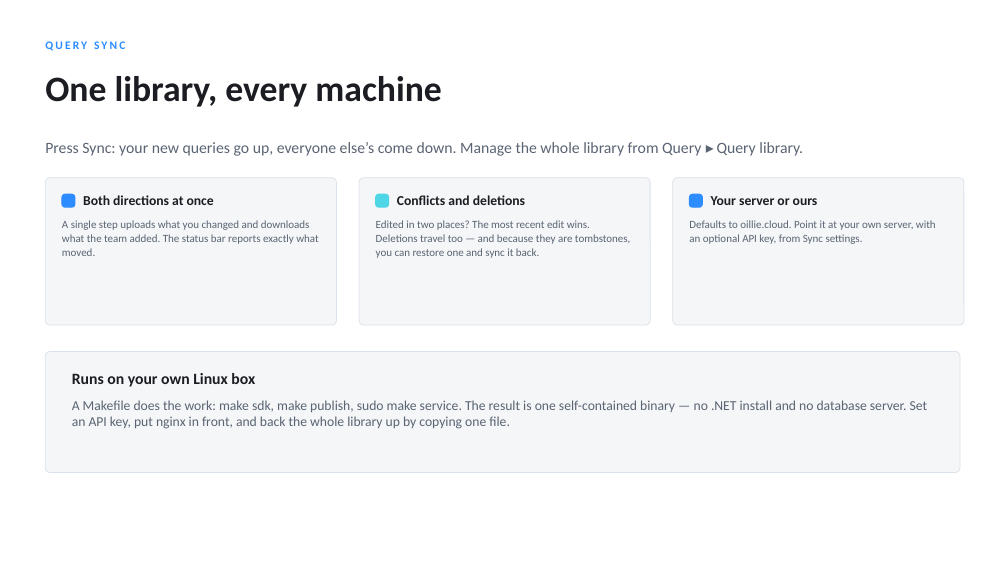
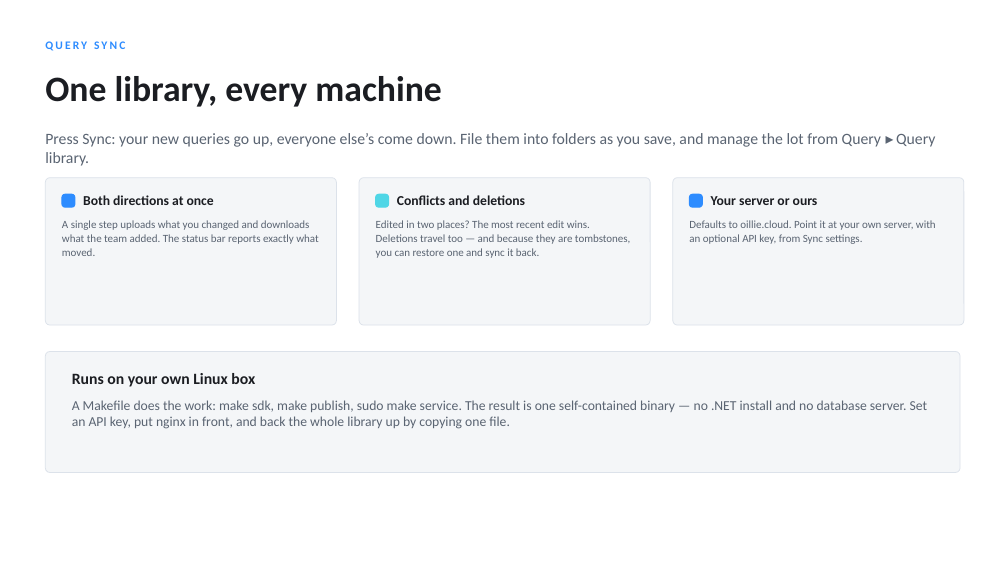
Before and after one commit to muleskin/Qplus, a slide deck: slide 13 of docs/Qplus Feature Overview.pptx. Drawn at 1008x567 pixels with LibreOffice and Linux fonts; fonts in the diff are those of the drawing. Boxes give left, top, right and bottom in pixels: in the first picture for what was removed or moved away, otherwise in the second. Text is boxed around its words. In the diff, an @@ line names an element or a change of style, - is before the commit and + after.

```diff
--- a/docs/Qplus Feature Overview.pptx
+++ b/docs/Qplus Feature Overview.pptx
@@ text at (x1=45, y1=133, x2=935, y2=166): text changed @@
-Press Sync: your new queries go up, everyone else’s come down. Manage the whole library from Query ▸ Query library.
+Press Sync: your new queries go up, everyone else’s come down. File them into folders as you save, and manage the lot from Query ▸ Query library.
```
Also in this commit, not shown: 2 other slides changed, 2 other files.
